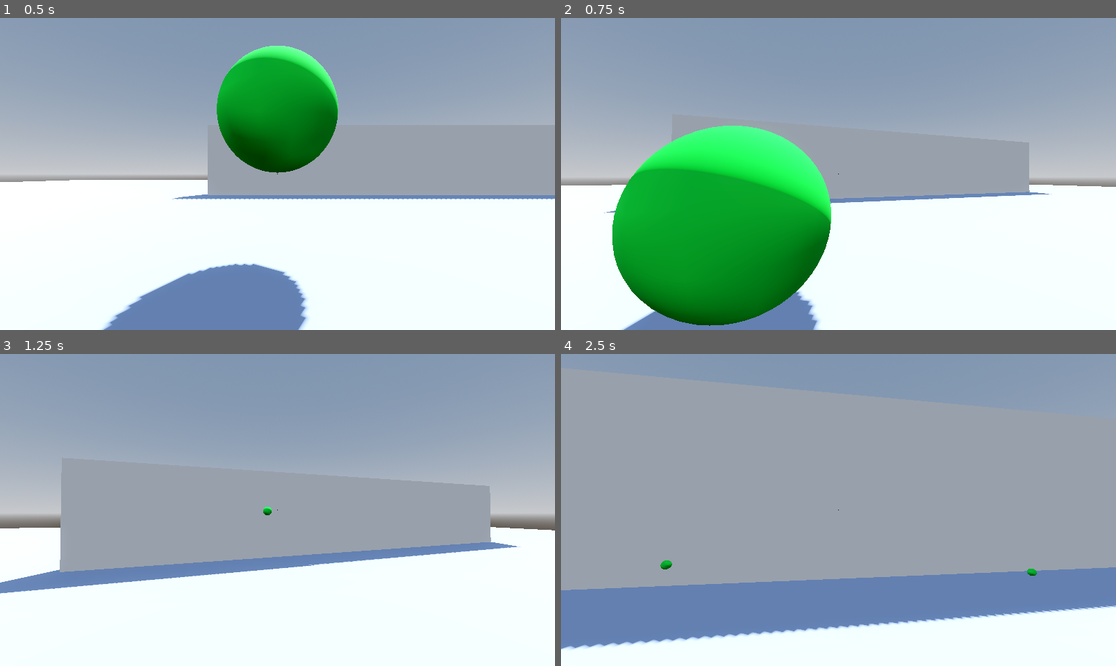
Above: before the commit, frames 1-4 (two rows, left to right).
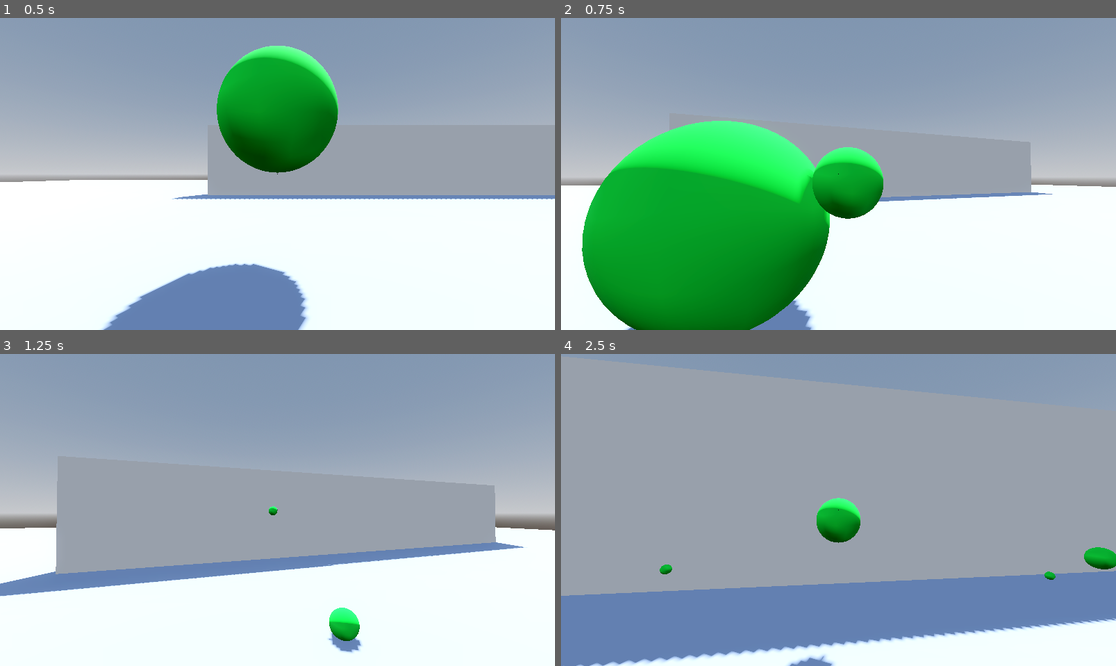
Above: after the commit, the same moments.

Repository: Thorneel/RealTimeAutostereogram
Game: Godot game, scene res://Scenes/MainScene/main_scene.tscn
Two runs of this game, one before a commit and one after it. Both use one fixed random seed, a clock stepped at 60 frames per second and the inputs below.
Inputs (mouse positions are in pixels of both pictures, inside the frame that each line leads up to):
- Up to frame 1 (0.5 s): no input
- Up to frame 2 (0.75 s): tap Enter (toggle_screen_in_autostereogram) at 0.5 s; move the mouse to (866, 174) at 0.52 s; hold W (forwards) from 0.53 s (still down); right-click (866, 174) at 0.6 s
- Up to frame 3 (1.25 s): keep holding W (forwards); tap Space (jump) at 0.77 s; click (305, 510) at 0.8 s
- Up to frame 4 (2.5 s): keep holding W (forwards); move the mouse to (810, 510) at 1.27 s; click (810, 510) at 1.35 s; tap Space (jump) at 1.52 s; tap E (use) at 1.55, 2.1 s; move the mouse to (849, 503) at 2.02 s; right-click (849, 503) at 2.3 s

Frame 1 is identical in both runs. In frame 2, 8.5% of the frame differs, in the area x 3-89%, y 32-100%; in frame 3, 2.2%; in frame 4, 9.1%, in the area x 0-100%, y 46-100%.

Commit message:
Right mouse button now launch a large ball

Diff:
--- a/Scenes/Menu/menu.tscn
+++ b/Scenes/Menu/menu.tscn
@@ -131,9 +131,9 @@
 layout_mode = 2
 text = " : Launch a ball"
 
-[node name="UnusedLabel" type="Label" parent="TabContainer/Main/MarginContainer/HBoxContainer/CommandLabelContainer"]
-layout_mode = 2
-text = " : Unused"
+[node name="AltShootLabel" type="Label" parent="TabContainer/Main/MarginContainer/HBoxContainer/CommandLabelContainer"]
+layout_mode = 2
+text = " : Launch a large ball"
 
 [node name="ToggleASGLabel" type="Label" parent="TabContainer/Main/MarginContainer/HBoxContainer/CommandLabelContainer"]
 layout_mode = 2
--- a/Scenes/Player/player.gd
+++ b/Scenes/Player/player.gd
@@ -52,6 +52,9 @@
 
 	if Input.is_action_just_released("shoot"):
 		stop_shooting()
+
+	if Input.is_action_just_pressed("alt_shoot"):
+		launch_ball(true)
 
 	if Input.is_action_just_pressed("laser"):
 		toggle_laser()
@@ -117,13 +120,16 @@
 	is_shooting = false
 
 
-func launch_ball():
+func launch_ball(big:bool = false):
 	ball_anim_player.play("after_throwing")
 	var new_ball:ThrowingBall = ball_scene.instantiate()
-	new_ball.linear_velocity = get_real_velocity()
+	new_ball.set_linear_velocity(get_real_velocity())
 	get_parent().add_child(new_ball)
-	new_ball.global_transform = launch_point.global_transform
-	launch_point.get_global_transform()
+	new_ball.set_global_transform(launch_point.get_global_transform())
+	if (big):
+		new_ball.set_radius(0.3)
+		new_ball.set_mass(10.)
+
 	new_ball.throw(throw_force)
 
 
--- a/project.godot
+++ b/project.godot
@@ -60,7 +60,7 @@
 "events": [Object(InputEventMouseButton,"resource_local_to_scene":false,"resource_name":"","device":-1,"window_id":0,"a …(253 unchanged characters)…
 ]
 }
-mouse_mode={
+alt_shoot={
 "deadzone": 0.5,
 "events": [Object(InputEventMouseButton,"resource_local_to_scene":false,"resource_name":"","device":-1,"window_id":0,"a …(253 unchanged characters)…
 ]
Not shown: 8 places in Scenes/TestEnvironment/test_environment.tscn that only renumber resources
